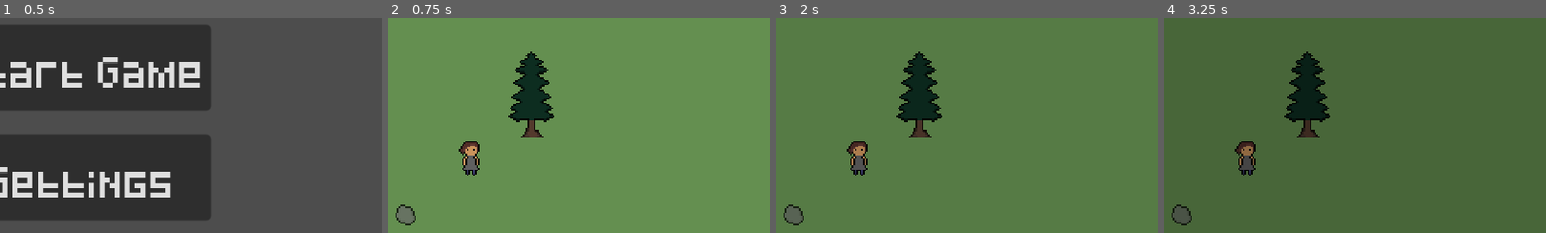
Above: before the commit, frames 1-4 (left to right).
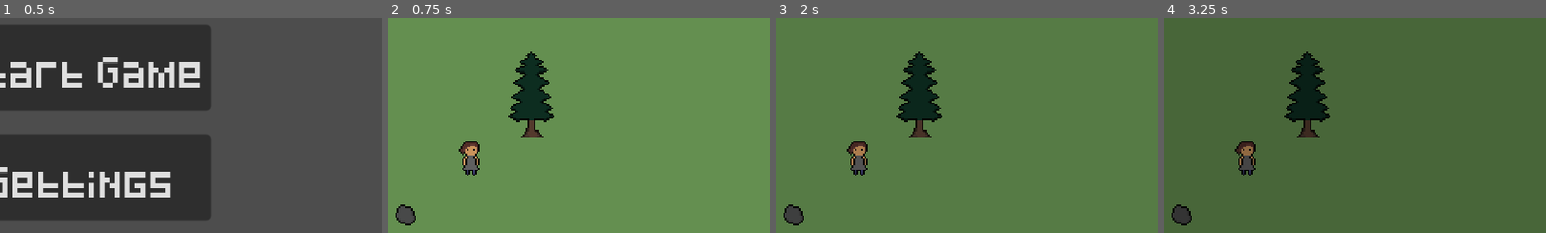
Above: after the commit, the same moments.

Repository: StormLight14/nightfall-mirror
Game: Godot game, scene res://menus/main/main_menu.tscn
Same seed, same stepped clock (60 frames per second), same inputs: the game is played once before the commit and once after it.
Inputs:
- Up to frame 1 (0.5 s): no input
- Up to frame 2 (0.75 s): click "Start Game" at 0.5 s
- Up to frame 3 (2 s): click "1" at 1.25 s
- Up to frame 4 (3.25 s): click "2" at 2 s; click "3" at 2.75 s
The pictures show only the part of the screen within x 39-89%, y 13-63%; the shares and areas given below are measured in that part.

Frame 1 is identical in both runs. In frame 2, 0.4% of the frame differs, in the area x 2-8%, y 86-97%; in frame 3, 0.4%; in frame 4, 0.4%.
Error in both runs: Invalid access to property or key '<null>' on a base object of type 'Array'. (res://ui/inventory/inventory_slot.gd:46)

Commit message:
shapeshifter makes sprite darker rather than transparent

Diff:
--- a/components/pickupable.gd
+++ b/components/pickupable.gd
@@ -8,4 +8,4 @@
 
 func _ready():
 	if is_shapeshifter:
-		$Sprite2D.modulate = Color(1, 1, 1, 0.725)
+		$Sprite2D.modulate = Color(0.7, 0.7, 0.7, 1)
--- a/entities/player/player.gd
+++ b/entities/player/player.gd
@@ -78,7 +78,7 @@
 func _on_pickup_area_area_entered(area: Area2D) -> void:
 	var hint := area.get_parent().get_node("Hint")
 	if hint and Settings.show_hints:
-		hint.visible = true  # Show the hint for this area
+		hint.visible = true  # show the hint for this area
 
 	# hide the hint for the previously picked-up object
 	if pickupable_object:
